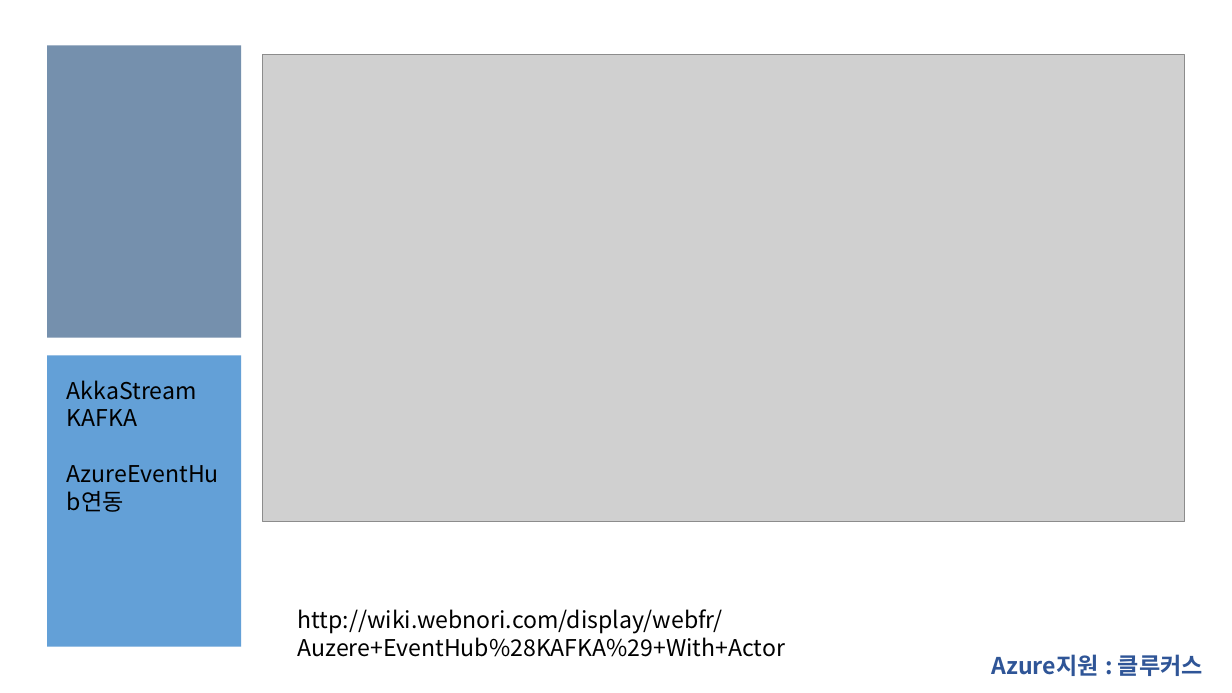
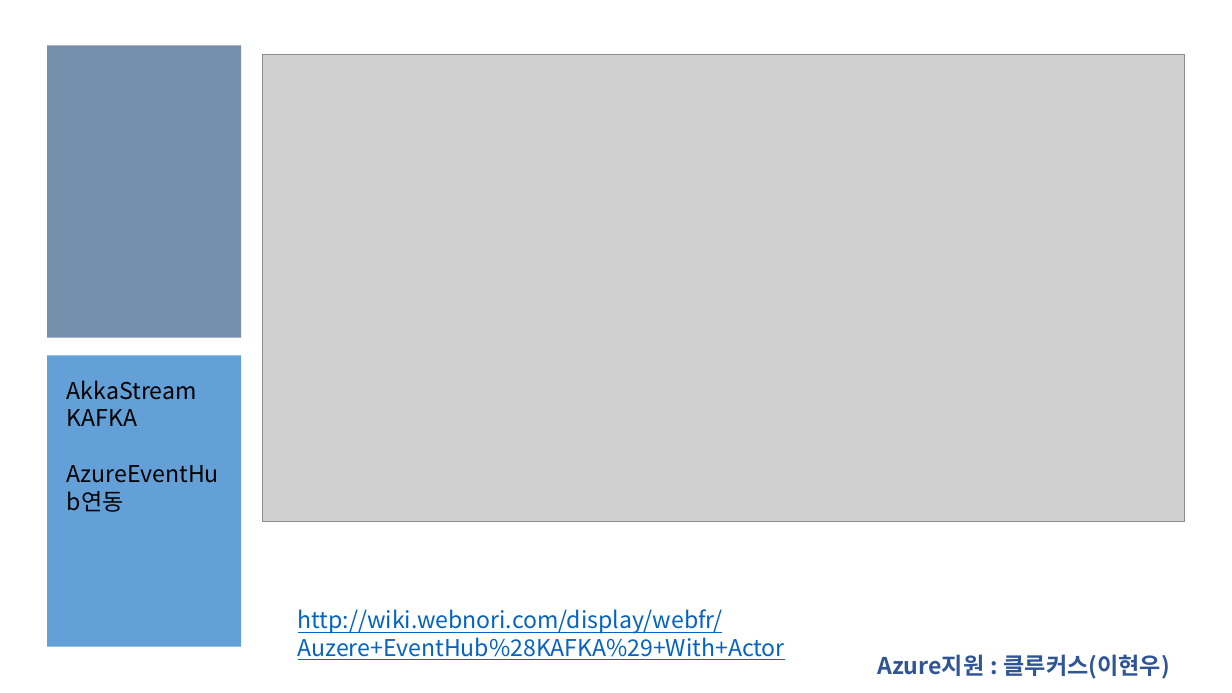
Before and after one commit to psmon/AkkaDotModule, a slide deck: slide 11 of Doc/DotCoreApiWithAkka.pptx (slide 19 before the commit). Drawn at 1232x693 pixels with LibreOffice and Linux fonts; fonts in the diff are those of the drawing; grey boxes stand for pictures. Boxes give left, top, right and bottom in pixels: in the first picture for what was removed or moved away, otherwise in the second. Text is boxed around its words. In the diff, an @@ line names an element or a change of style, - is before the commit and + after.

```diff
--- a/Doc/DotCoreApiWithAkka.pptx
+++ b/Doc/DotCoreApiWithAkka.pptx
@@ text "http://wiki.webnori.com/display/webfr/Auzere+EventHub%28KAFK ..." at [298,609,785,660]: text colour #000000 to #0563C1, underline on @@
@@ text at [878,654,1170,679]: text changed @@
-Azure지원 : 클루커스
+Azure지원 : 클루커스(이현우)
```
Also in this commit, not shown: 7 other slides changed, 3 slides added, 12 slides removed, 7 other files.
